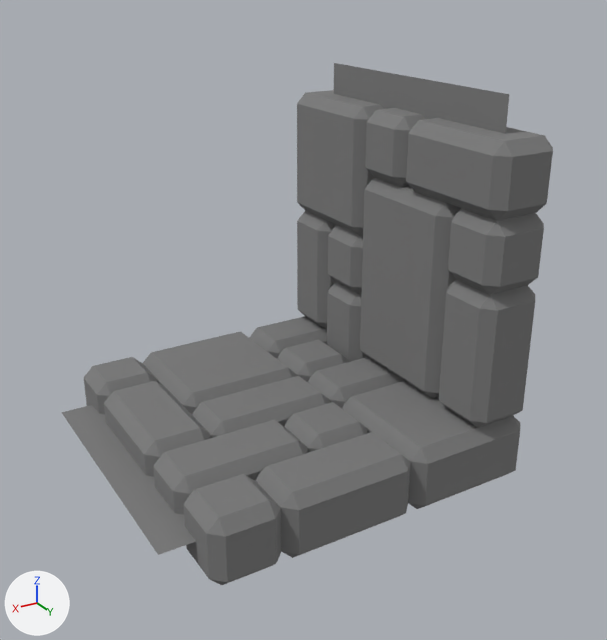
One commit to the glTF model objects/walls2b.glb: the scene before it, then after it.
One viewpoint serves both versions: a 50 mm lens placed at (1.138, 1.472, 0.906), pointed at (0.029, -0.377, -0.018). Lighting does not change. The marker at lower left points along +X, +Y and +Z. Where no turn or scale is listed for an object, it has been applied to the vertices. Vertices at the same position are counted once.

The first picture shows 'wallblockers.002', 'walls2b'.
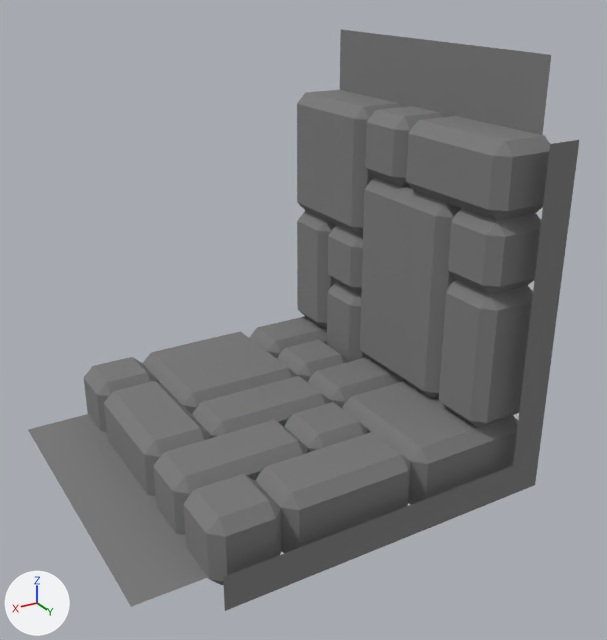
Pixel boxes (x1, y1, x2, y2) of what changed, in the pictures (607 x 640 px):
'walls2b', reshaped
    before: (84, 90, 553, 585)
    after: (84, 90, 579, 611)
'wallblockers.002', reshaped (17% wider, 17% taller)
    before: (61, 63, 509, 555)
    after: (28, 29, 551, 607)
part 1 of me_cube_011, added
    after: (223, 140, 579, 611)

Edits to the bpy script that builds the scene:
```text
Change me_cube_011:
    used by ob_walls2b; location = (0.0, 0.0, 0.0)
    remove me_cube_011.from_pydata(...)  # 464 vertices, 924 faces; spans x -0.5..0.5, y -1.0..0.0, z -0.5..0.5
    add me_cube_011.from_pydata(...)  # 480 vertices, 936 faces; spans x -0.5..0.5, y -1.0..0.05, z -0.5..0.5
    me_cube_011 part 1
    16 vertices are added at x -0.5..0.5, y 0.05, z -0.5..0.5
    12 new faces join them
Change me_cube_015:
    where me_cube_015.from_pydata(...)  # 8 vertices, 4 faces; spans x -0.4..0.599, y -0.9..-0.1, z -0.4..0.597
    used by ob_wallblockers_002; location = (0.0, 0.0, 0.0)
    me_cube_015 part 2
    me_cube_015.vertices[0].co: (-0.4, -0.9, -0.4) -> (-0.464, -0.963, -0.464)
    me_cube_015.vertices[1].co: (0.599, -0.1, -0.4) -> (0.695, -0.037, -0.464)  # pixel (158, 554) -> pixel (131, 606)
    me_cube_015.vertices[2].co: (-0.4, -0.1, -0.4) -> (-0.464, -0.037, -0.464)
    me_cube_015.vertices[3].co: (0.599, -0.9, -0.4) -> (0.695, -0.963, -0.464)  # pixel (61, 412) -> pixel (27, 429)
    me_cube_015.vertices[4].co: (-0.4, -0.9, 0.597) -> (-0.464, -0.963, 0.693)  # pixel (334, 62) -> pixel (340, 29)
    me_cube_015.vertices[5].co: (-0.4, -0.1, -0.4) -> (-0.464, -0.037, -0.464)
    me_cube_015.vertices[6].co: (-0.4, -0.1, 0.597) -> (-0.464, -0.037, 0.693)  # pixel (509, 94) -> pixel (551, 54)
    me_cube_015.vertices[7].co: (-0.4, -0.9, -0.4) -> (-0.464, -0.963, -0.464)
```
